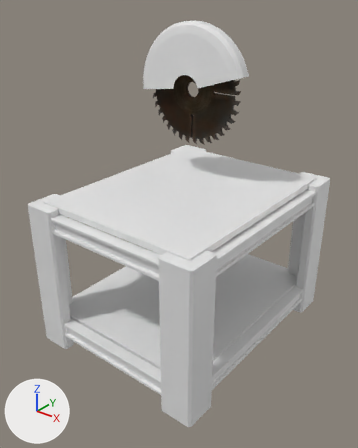
The Blender file assets/Placeholders/models/slicer.blend: old version first, new version second.
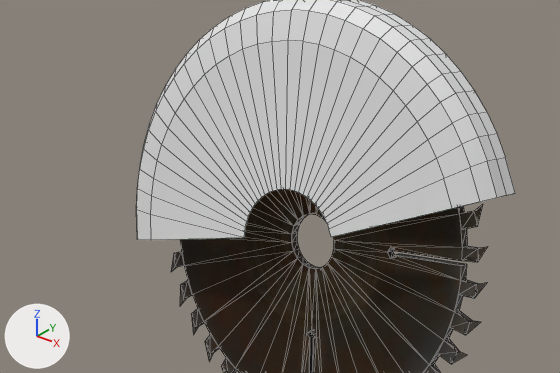
Old and new are each drawn whole from a 50 mm camera at (19.85, -25.86, 24.43) aimed at (0.13, -1.21, 9.15) and again close up on the part from 29% to 73% of the width and 5% to 28% of the height. The lights are fixed; the arrows at lower left show +X, +Y and +Z. The close-ups show mesh edges as thin lines.

Script lines for the objects in view, before the commit:
```python
me_cylinder = bpy.data.meshes.new('Cylinder')
me_cylinder.from_pydata(...)  # 268 vertices, 232 faces; spans x -0.99..0.95, y -0.1..0.99, z -0.45..0.45
me_props_junk_sawblade001a_mdl_body_sawblade001a_reference_smd_mes = bpy.data.meshes.new('props_junk\\sawblade001a.mdl_Body_sawblade001a_reference.smd_MES')
me_props_junk_sawblade001a_mdl_body_sawblade001a_reference_smd_mes.from_pydata(...)  # 1112 vertices, 752 faces; spans x -0.343..0.344, y -0.346..0.349, z -0.008..0.008
me_props_junk_sawblade001a_mdl_body_sawblade001a_reference_smd_mes.materials.append(mat_phys_objects01a)  # picture img_phys_objects01a
ob_cylinder = bpy.data.objects.new('Cylinder', me_cylinder)
ob_cylinder.location = (-1.35, 2.24, 17.8)
ob_cylinder.rotation_euler = (1.571, 0.0, 0.0)  # degrees (90, 0, 0)
ob_cylinder.scale = (4.45, 4.45, 1.95)
ob_sawblade001a_reference_smd = bpy.data.objects.new('sawblade001a_reference.smd', me_props_junk_sawblade001a_mdl_body_sawblade001a_reference_smd_mes)
ob_sawblade001a_reference_smd.location = (-1.353, 2.227, 17.8)
ob_sawblade001a_reference_smd.rotation_euler = (-1.571, 1.571, 0.0)  # degrees (-90, 90, 0)
ob_sawblade001a_reference_smd.scale = (11.4, 11.4, 11.4)
```
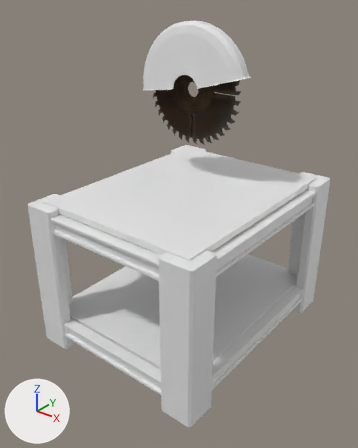
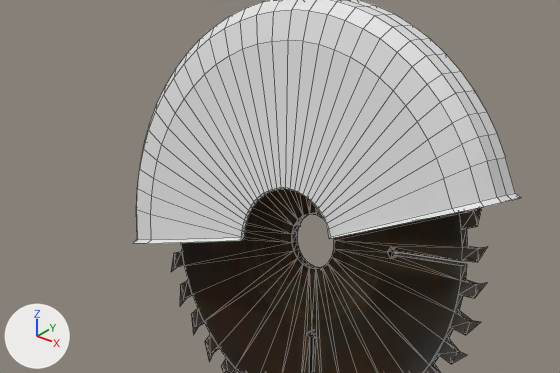
Diff of the bpy script that builds the scene:
```diff
--- a/assets/Placeholders/models/slicer.blend.py
+++ b/assets/Placeholders/models/slicer.blend.py
@@ me_cylinder @@
 # used by ob_cylinder; location = (-1.35, 2.24, 17.8); rotation_euler = (1.571, 0.0, 0.0), in degrees (90, 0, 0); scale = (4.45, 4.45, 1.95)
-me_cylinder.from_pydata(...)  # 268 vertices, 232 faces; spans x -0.99..0.95, y -0.1..0.99, z -0.45..0.45
+me_cylinder.from_pydata(...)  # 340 vertices, 304 faces; spans x -1.01..0.98, y -0.12..0.99, z -0.49..0.49
+# me_cylinder part 1
+# 38 vertices are added at x -1.01..0.98, y -0.12..0.27, z -0.49..0.49
+# 11 new vertices lie (0.0, 0.0, -0.04) away from vertices in x -0.23..0.23, y 0.07..0.23, z -0.45
+# 11 new vertices lie (0.0, 0.0, 0.04) away from vertices in x -0.23..0.23, y 0.07..0.23, z 0.45
+# 6 new vertices lie (0.0, 0.01, -0.04) away from vertices in x -0.06..0.06, y 0.23..0.24, z -0.45
+# 6 new vertices lie (0.0, 0.01, 0.04) away from vertices in x -0.06..0.06, y 0.23..0.24, z 0.45
+# 72 new faces join them
```

Changed parts and their boxes [x1, y1, x2, y2] in the close-ups (560 x 373 px):
'Cylinder', reshaped
    before: [137, 0, 515, 240]
    after: [133, 0, 521, 244]
part 1 of me_cylinder, added
    after: [133, 188, 521, 244]
